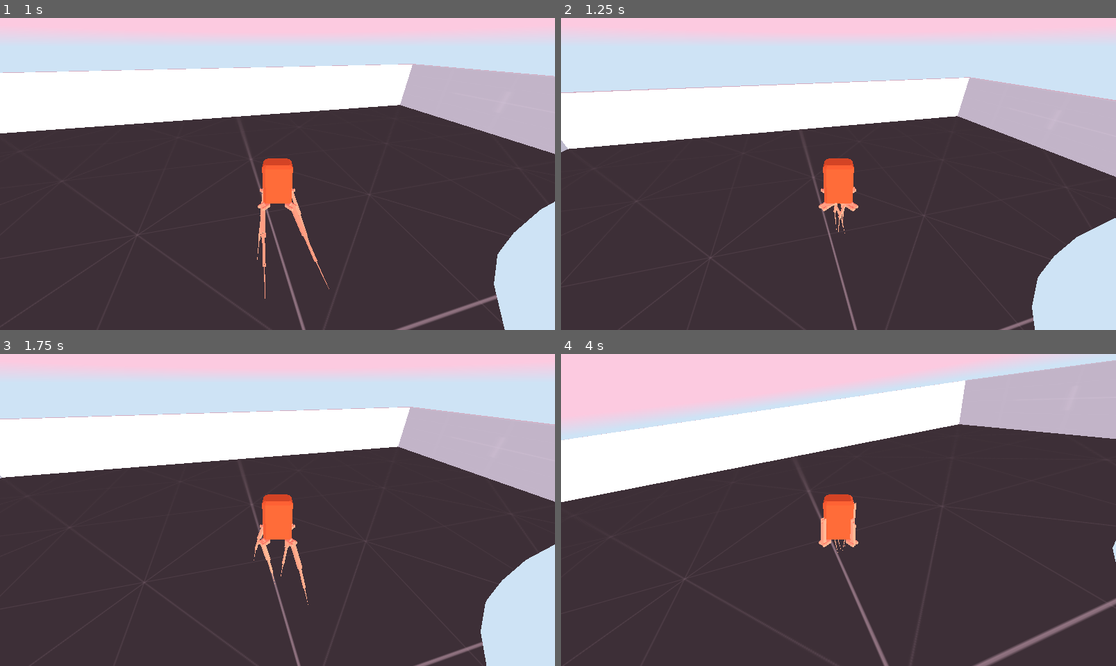
Above: before the commit, frames 1-4 (two rows, left to right).
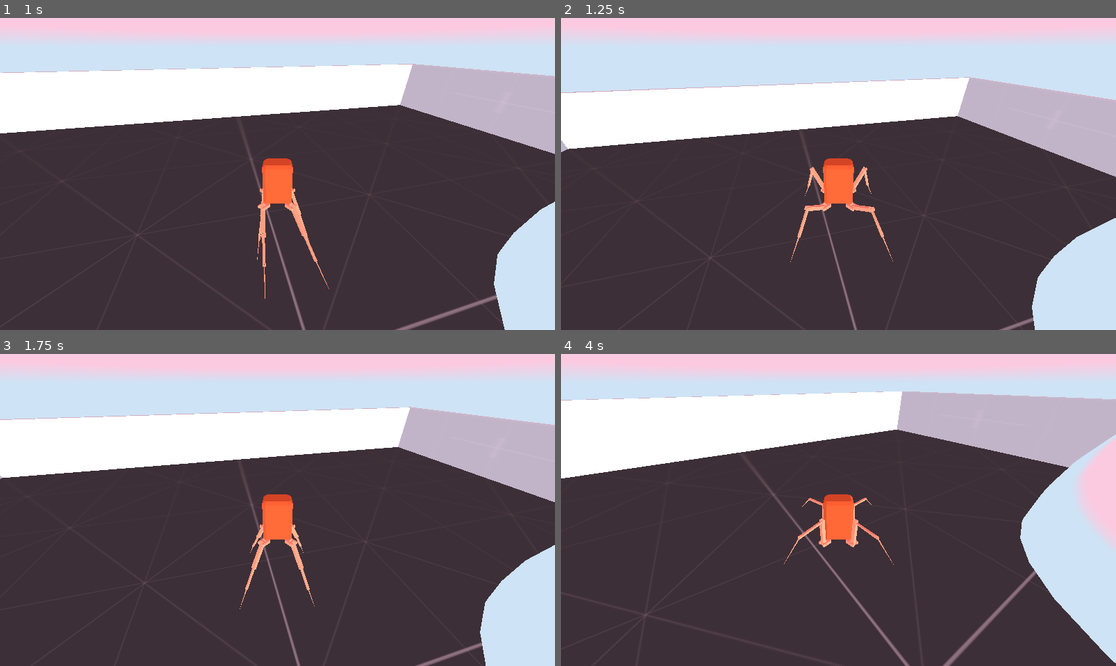
Above: after the commit, the same moments.

Repository: BnLds/InversedKineSpider
Game: Godot game, scene res://main/main.tscn
Same seed, same stepped clock (60 frames per second), same inputs: the game is played once before the commit and once after it.
Inputs:
- Up to frame 1 (1 s): hold D (right) from 0.53 s (still down); tap Space (jump) at 0.77 s
- Up to frame 2 (1.25 s): keep holding D (right)
- Up to frame 3 (1.75 s): release D (right) at 1.28 s; hold S (backward) from 1.28 s (still down); tap Space (jump) at 1.52 s
- Up to frame 4 (4 s): release S (backward) at 2.03 s; hold D (right) 2.03-2.78 s; hold W (forward) 2.78-3.53 s; tap Space (jump) at 3.02, 3.77 s; hold A (left) from 3.53 s (still down)

Frame 1 is identical in both runs. In frame 2, 0.5% of the frame differs, in the area x 41-97%, y 32-79%; in frame 3, 0.8%; in frame 4, 27%, in the area x 0-100%, y 0-100%.

Commit message:
Fix leg position on fall

Diff:
--- a/scripts/ik_target.gd
+++ b/scripts/ik_target.gd
@@ -1,6 +1,15 @@
 extends Marker3D
 
 @onready var spider_bot = $".."
+@onready var fl_init = $"../FrontLeftInit"
+@onready var fr_init = $"../FrontRightInit"
+@onready var bl_init = $"../BackLeftInit"
+@onready var br_init = $"../BackRightInit"
+@onready var fl_target = $"../FrontLeftIKTarget"
+@onready var fr_target = $"../FrontRightIKTarget"
+@onready var bl_target = $"../BackLeftIKTarget"
+@onready var br_target = $"../BackRightIKTarget"
+
 @export var step_target: Node3D
 @export var step_distance: float = 3.0
 @export var max_step_distance: float = 6.0
@@ -31,6 +40,16 @@
 	t.tween_callback(func(): is_stepping = false)
 
 func _fall():
-	var target_position = spider_bot.global_position - Vector3.UP*3
+	var target_position
+	match name:
+		fl_target.name:
+			target_position = fl_init.global_position
+		fr_target.name:
+			target_position = fr_init.global_position
+		bl_target.name:
+			target_position = bl_init.global_position
+		br_target.name:
+			target_position = br_init.global_position
+
 	var t = get_tree().create_tween()
 	t.tween_property(self, "global_position", target_position, 0.1)
--- a/scripts/spider_bot.gd
+++ b/scripts/spider_bot.gd
@@ -3,6 +3,7 @@
 const GRAVITY = -1
 
 @export var move_speed : float = 5.0
+@export var rot_fall_speed : float = 10.0
 @export var turn_speed : float = 1.0
 @export var jump_amplitude : float = 10.0
 @export var jump_speed : float = 3.0
@@ -38,7 +39,7 @@
 		global_translate(Vector3.UP * fall_velocity)
 		"""Align the body to the direction of the floor"""
 		var target_basis = Utils._basis_from_normal(transform, Vector3.UP)
-		transform.basis = lerp(transform.basis, target_basis, move_speed * delta).orthonormalized()
+		transform.basis = lerp(transform.basis, target_basis, rot_fall_speed * delta).orthonormalized()
 
 	if is_grounded:
 		fall_velocity = 0
--- a/spider_bot/spider_bot.tscn
+++ b/spider_bot/spider_bot.tscn
@@ -98,7 +98,19 @@
 adjacent_target = NodePath("../BackLeftIKTarget")
 opposite_target = NodePath("../FrontLeftIKTarget")
 
-[node name="StepTargetContainer" type="Node3D" parent="." index="5"]
+[node name="FrontLeftInit" type="Marker3D" parent="." index="5"]
+transform = Transform3D(3.06884, 0, 0, 0, 3.06884, 0, 0, 0, 3.06884, -3.241, -2, -3.4)
+
+[node name="FrontRightInit" type="Marker3D" parent="." index="6"]
+transform = Transform3D(3.06884, 0, 0, 0, 3.06884, 0, 0, 0, 3.06884, 3.056, -2, -3.4)
+
+[node name="BackLeftInit" type="Marker3D" parent="." index="7"]
+transform = Transform3D(3.06884, 0, 0, 0, 3.06884, 0, 0, 0, 3.06884, -3.35, -2, 3.4)
+
+[node name="BackRightInit" type="Marker3D" parent="." index="8"]
+transform = Transform3D(3.06884, 0, 0, 0, 3.06884, 0, 0, 0, 3.06884, 3.275, -2, 3.4)
+
+[node name="StepTargetContainer" type="Node3D" parent="." index="9"]
 script = ExtResource("8_7owv5")
 
 [node name="FrontLeftStepTarget" type="Marker3D" parent="StepTargetContainer" index="0"]
@@ -137,6 +149,6 @@
 script = ExtResource("7_mhy1w")
 step_target = NodePath("..")
 
-[node name="GroundedRayCast" type="RayCast3D" parent="." index="6"]
+[node name="GroundedRayCast" type="RayCast3D" parent="." index="10"]
 transform = Transform3D(1, 0, 0, 0, 1, 0, 0, 0, 1, 0, 3, 0)
 target_position = Vector3(0, -6, 0)
